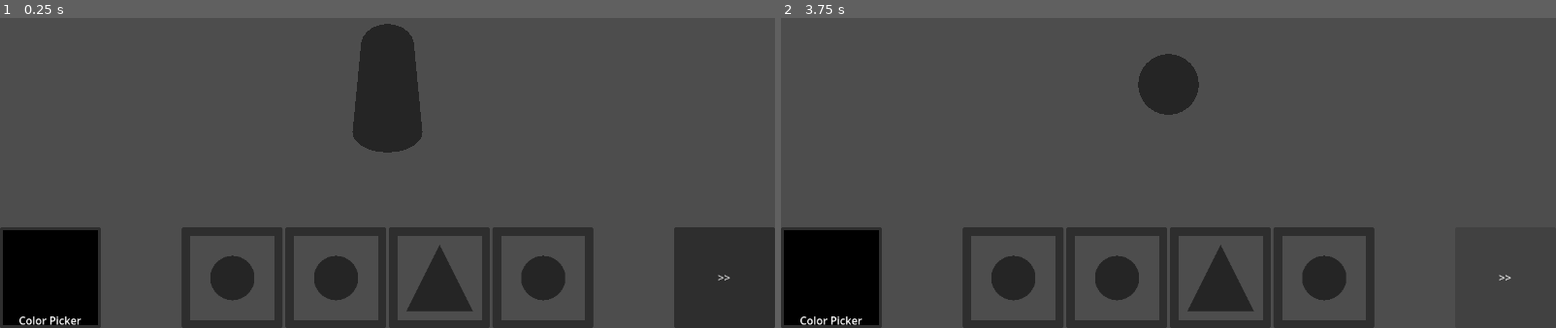
Above: before the commit, frames 1-2 (left to right).
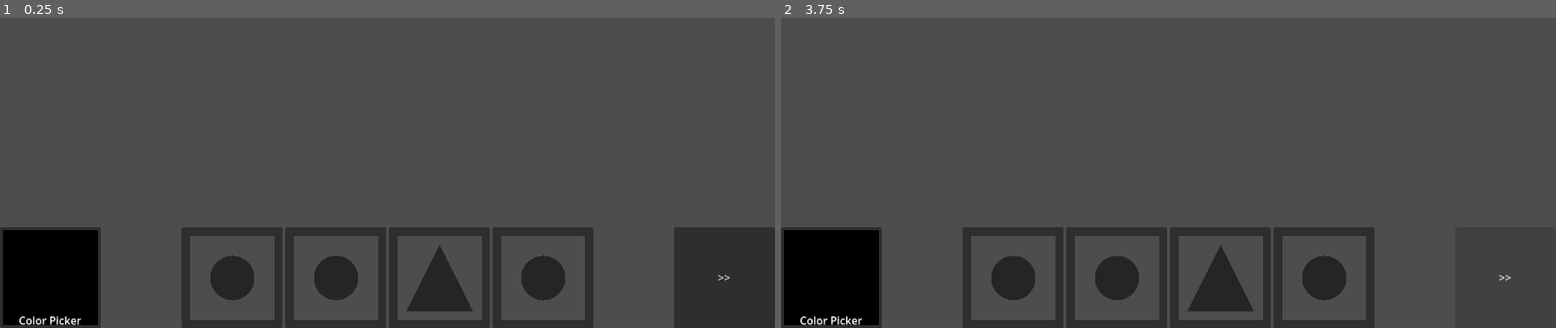
Above: after the commit, the same moments.

Repository: Xzaver/Bausparvertrag-GGJam-2026
Game: Godot game, scene res://game/UI_FrontEnd/ui_front_end_node.tscn
Two runs of this game, one before a commit and one after it. Both use one fixed random seed, a clock stepped at 60 frames per second and the inputs below. The project has no main scene, so this scene is started directly.
Inputs:
- Up to frame 1 (0.25 s): no input
- Up to frame 2 (3.75 s): click "Shape1" at 0.5 s; click "Shape1" at 1.25 s; click "Shape1" at 2 s; click "Shape1" at 2.75 s; click ">>" at 3.5 s

The runs differ from the first frame. In frame 1, 3.1% of the frame differs, in the area x 45-55%, y 1-44%; in frame 2, 1.2%.

Commit message:
[UI] FrontEndNode 0.2.2 - Apply on all buttons

Diff:
--- a/game/UI_FrontEnd/ui_front_end_node.tscn
+++ b/game/UI_FrontEnd/ui_front_end_node.tscn
@@ -2,6 +2,7 @@
 
 [ext_resource type="Script" uid="uid://c15dkh36dwis3" path="res://game/UI_FrontEnd/ui_frontend_manager.gd" id="1_s0feo"]
 [ext_resource type="Script" uid="uid://brigfxxspm5r" path="res://game/UI_FrontEnd/custom_button_1.gd" id="2_h7x47"]
+[ext_resource type="BoxMesh" uid="uid://dfyxh7aymac5y" path="res://game/UI_FrontEnd/new_box_mesh.tres" id="2_s83qi"]
 [ext_resource type="Script" uid="uid://duuirnwyn4rj2" path="res://game/UI_FrontEnd/hover_light.gd" id="2_y2ony"]
 [ext_resource type="SphereMesh" uid="uid://784fvu0wgu28" path="res://game/UI_FrontEnd/new_sphere_mesh.tres" id="4_h7x47"]
 
@@ -13,7 +14,7 @@
 
 [sub_resource type="CylinderMesh" id="CylinderMesh_nbwjk"]
 
-[node name="UI_FrontEnd_Node" type="Control" unique_id=1647626456 node_paths=PackedStringArray("color_picker", "next_button", "shape_buttons", "debug_mesh_container")]
+[node name="UI_FrontEnd_Node" type="Control" unique_id=1647626456 node_paths=PackedStringArray("debug_apply_all_button", "color_picker", "next_button", "shape_buttons", "debug_mesh_container")]
 layout_mode = 3
 anchors_preset = 15
 anchor_right = 1.0
@@ -21,6 +22,8 @@
 grow_horizontal = 2
 grow_vertical = 2
 script = ExtResource("1_s0feo")
+debug_mesh_resource = ExtResource("2_s83qi")
+debug_apply_all_button = NodePath("Footer_Container/DEBUG")
 color_picker = NodePath("Footer_Container/Left/MarginContainer/ColorPickerButton")
 next_button = NodePath("Footer_Container/Right/NextStep")
 shape_buttons = [NodePath("Footer_Container/Footer_mid/MarginContainer/HBoxContainer/Button_Shape1"), NodePath("Footer_ …(237 unchanged characters)…
@@ -37,6 +40,14 @@
 [node name="RichTextLabel" type="RichTextLabel" parent="Header/HFlowContainer" unique_id=1566577626]
 layout_mode = 2
 text = "test"
+
+[node name="ScrollLeft2" type="Button" parent="Header/HFlowContainer" unique_id=1622574233]
+visible = false
+custom_minimum_size = Vector2(80, 80)
+layout_mode = 2
+size_flags_horizontal = 4
+size_flags_vertical = 4
+text = "<"
 
 [node name="Footer_Container" type="MarginContainer" parent="." unique_id=284973261]
 layout_mode = 1
@@ -331,7 +342,16 @@
 size_flags_vertical = 4
 text = ">>"
 
+[node name="DEBUG" type="Button" parent="Footer_Container" unique_id=1296362463]
+visible = false
+custom_minimum_size = Vector2(50, 50)
+layout_mode = 2
+size_flags_horizontal = 4
+size_flags_vertical = 4
+text = "DEBUG"
+
 [node name="Node3D" type="Node3D" parent="." unique_id=226628662]
+visible = false
 script = ExtResource("2_y2ony")
 
 [node name="Camera3D" type="Camera3D" parent="Node3D" unique_id=1749789434]
--- a/game/UI_FrontEnd/ui_frontend_manager.gd
+++ b/game/UI_FrontEnd/ui_frontend_manager.gd
@@ -1,11 +1,69 @@
-"""
-UI Manager
-"""
-
 extends Control
 """
-Minimal UI click handler using a button list.
+UI Manager – handles shape selection, preview and confirmation.
 """
+
+# ==================================================
+# UI Frontend – Public API (for external systems)
+# ==================================================
+#
+# The following methods are intended to be called
+# from outside the UIManager (e.g. GameLogic, Debug,
+# Editor tools).
+#
+# --------------------------------------------------
+# Selection / State
+# --------------------------------------------------
+#
+# set_mesh_for_all_buttons(source)
+# - Replaces the preview meshes of ALL ShapeButtons.
+# - `source` can be:
+#     - Node3D            (uses its MeshInstance3D children)
+#     - MeshInstance3D   (single mesh)
+#     - Array[MeshInstance3D]
+#
+#
+# --------------------------------------------------
+# Debug / Preview
+# --------------------------------------------------
+#
+# apply_active_shape_to_debug_container()
+# - Copies the currently active ShapeButton preview
+#   into the DebugMeshContainer.
+#
+# debug_apply_active_shape_to_all_buttons()
+# - Debug-only helper.
+# - Applies the currently active ShapeButton preview
+#   to ALL button mesh containers.
+#
+#
+# --------------------------------------------------
+# Signals to listen to (preferred over direct access)
+# --------------------------------------------------
+#
+# shape_selected(index)
+# - Emitted when a ShapeButton is clicked.
+#
+# color_selected(color)
+# - Emitted when the ColorPicker value changes.
+#
+# next_requested
+# - Emitted when the Next button is pressed.
+#
+# selection_confirmed(shape_index, mesh_container, color)
+# - Final selection payload.
+# - External systems should use THIS signal.
+#
+#
+# --------------------------------------------------
+# Rules for External Usage
+# --------------------------------------------------
+# - Do NOT access shape_buttons directly.
+# - Do NOT re-parent meshes owned by the UI.
+# - Always react via signals where possible.
+# ==================================================
+
+
 
 # ==================================================
 # Exported UI References
@@ -16,7 +74,16 @@
 signal shape_selected(index: int)
 signal next_requested
 signal color_selected(color: Color)
-
+signal selection_confirmed(
+	shape_index: int,
+	mesh_container: Node3D,
+	color: Color
+)
+
+
+@export var debug_mesh_instance: MeshInstance3D
+@export var debug_mesh_resource: Mesh
+@export var debug_apply_all_button: Button
 
 
 @export var color_picker: ColorPickerButton
@@ -29,10 +96,10 @@
 
 
 
-var button_mesh_slots: Dictionary[int, Node3D] = {}
-
 
 var active_shape_index: int = -1
+
+
 
 
 # ==================================================
@@ -42,28 +109,40 @@
 func _ready() -> void:
 	_connect_click_events()
 
-	for i in range(shape_buttons.size()):
-		var button := shape_buttons[i]
-		var slot := button.mesh_container
-
-		if slot == null:
-			push_warning("MeshContainer missing for ShapeButton %d" % i)
-			continue
-
-		button_mesh_slots[i] = slot
-
-		if DEBUG_SIGNALS:
-			print("[UI][SLOT] Button", i, "→ MeshContainer:", slot.name)
-
 	if color_picker:
 		color_picker.color_changed.connect(_on_color_changed)
 
-
-
+	if debug_apply_all_button:
+		debug_apply_all_button.pressed.connect(_on_debug_apply_all_pressed)
+
+
+
+func _on_debug_apply_all_pressed() -> void:
+	if not DEBUG_SIGNALS:
+		return
+	print("[UI][DEBUG] _on_debug_apply_all_pressed")
+
+	if active_shape_index < 0 or active_shape_index >= shape_buttons.size():
+		push_warning("[UI][DEBUG] No active shape selected")
+		return
+
+	var source_container := shape_buttons[active_shape_index].mesh_container
+	if source_container == null:
+		push_warning("[UI][DEBUG] Active shape has no mesh_container")
+		return
+
+	print(
+		"[UI][DEBUG] Debug button → apply shape to all buttons | index =",
+		active_shape_index
+	)
+
+	set_mesh_for_all_buttons(source_container)
 
 # ==================================================
 # Click Logic
 # ==================================================
+
+
 
 func _connect_click_events() -> void:
 	for i in range(shape_buttons.size()):
@@ -80,19 +159,95 @@
 	if DEBUG_SIGNALS:
 		print("[UI][SIGNAL] shape_selected | index =", index)
 
+	apply_active_shape_to_debug_container()
 	emit_signal("shape_selected", index)
 
 
 
+
 func _on_next_button_clicked() -> void:
 	if DEBUG_SIGNALS:
-		print("[UI][SIGNAL] next_requested")
-
-	apply_active_shape_to_debug_container()
+		print(
+			"[UI][SIGNAL] next_requested | active_shape_index =",
+			active_shape_index,
+			"| color =",
+			selected_color
+		)
+
+	if active_shape_index < 0:
+		push_warning("[UI] Next pressed without shape selection")
+		return
+
+	var container := shape_buttons[active_shape_index].mesh_container
+	if container == null:
+		push_warning("[UI] Selected shape has no mesh_container")
+		return
+
+	if DEBUG_SIGNALS:
+		print(
+			"[UI][DEBUG] Next payload →",
+			"index =", active_shape_index,
+			"| container =", container.name,
+			"| mesh_count =", container.get_child_count()
+		)
+
+	emit_signal(
+		"selection_confirmed",
+		active_shape_index,
+		container,
+		selected_color
+	)
+
 	emit_signal("next_requested")
 
 
 
+
+
+# ==================================================
+# SET ALL BUTTONS
+# ==================================================
+
+func set_mesh_for_all_buttons(source) -> void:
+	for button in shape_buttons:
+		var target_container := button.mesh_container
+
+		# Fall 0: Mesh-Resource (.tres)
+		if source is Mesh:
+			var instance := MeshInstance3D.new()
+			instance.mesh = source
+			target_container.add_child(instance)
+
+		if target_container == null:
+			continue
+
+		# Alte Inhalte entfernen
+		for child in target_container.get_children():
+			child.free() # statt queue_free()
+
+
+		# Fall 1: kompletter Container
+		if source is Node3D:
+			for child in source.get_children():
+				if child is MeshInstance3D:
+					target_container.add_child(child.duplicate())
+
+		# Fall 2: einzelnes Mesh
+		elif source is MeshInstance3D:
+			target_container.add_child(source.duplicate())
+
+		# Fall 3: mehrere Meshes
+		elif source is Array:
+			for item in source:
+				if item is MeshInstance3D:
+					target_container.add_child(item.duplicate())
+
+		else:
+			push_warning("[UI] Unsupported source type passed to set_mesh_for_all_buttons")
+			return
+
+	if DEBUG_SIGNALS:
+		print("[UI][DEBUG] set_mesh_for_all_buttons applied")
 
 # ==================================================
 # COLOR PICKER
@@ -107,7 +262,6 @@
 
 	apply_color_to_all_meshes(color)
 	emit_signal("color_selected", color)
-
 
 
 
@@ -162,3 +316,25 @@
 			active_shape_index,
 			"to debug_mesh_container"
 		)
+
+
+func debug_apply_active_shape_to_all_buttons() -> void:
+	if not DEBUG_SIGNALS:
+		return
+
+	if active_shape_index < 0 or active_shape_index >= shape_buttons.size():
+		push_warning("[UI][DEBUG] No active shape selected for debug apply")
+		return
+
+	var source_container := shape_buttons[active_shape_index].mesh_container
+	if source_container == null:
+		push_warning("[UI][DEBUG] Active shape has no mesh_container")
+		return
+
+	print(
+		"[UI][DEBUG] Applying active shape to all buttons | index =",
+		active_shape_index,
+		"| source =", source_container.name
+	)
+
+	set_mesh_for_all_buttons(source_container)
